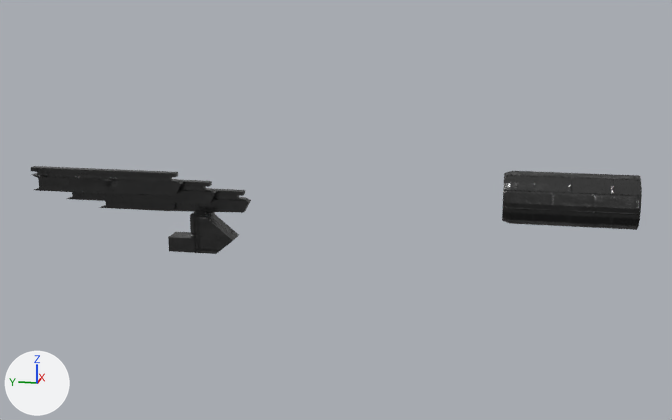
What one commit did to the glTF model 制作delta/Asset/Models/Weapon/Missile/LineMissile/LineMissile.gltf.
Before and after are seen from a camera (50 mm lens) standing at (-15.31, -6.03, 4.53) and looking at (0.06, -2.96, 0.69). The lights are fixed; the arrows at lower left show +X, +Y and +Z. The picture after the commit comes second.

The older version as bpy lines, for what is in view:
```python
me_立方体 = bpy.data.meshes.new('立方体')
me_立方体.from_pydata(...)  # 32 vertices, 60 faces; spans x 0.07..0.21, y -0.87..1.98, z 0.52..0.94
me_立方体.materials.append(mat_material_001)
me_立方体_002 = bpy.data.meshes.new('立方体.002')
me_立方体_002.from_pydata(...)  # 32 vertices, 60 faces; spans x -0.2..-0.07, y 0.27..3.12, z 0.86..1.28
me_立方体_002.materials.append(mat_material_001)
me_立方体_045 = bpy.data.meshes.new('立方体.045')
me_立方体_045.from_pydata(...)  # 64 vertices, 124 faces; spans x -1.19..1.19, y 1.14..3.27, z 1.01..2.44
me_立方体_045.materials.append(mat_material_001)
ob_立方体 = bpy.data.objects.new('立方体', me_立方体)
ob_立方体.location = (0.0, -0.53, 0.0)
ob_立方体_002 = bpy.data.objects.new('立方体.002', me_立方体_002)
ob_立方体_002.location = (0.0, -0.53, 0.0)
ob_立方体_004 = bpy.data.objects.new('立方体.004', me_立方体_045)
ob_立方体_004.location = (0.0, -9.07, 0.0)
ob_立方体_004.rotation_euler = (3.142, 0.0, 0.0)  # degrees (180, 0, 0)
ob_立方体_004.scale = (-0.371, -1.0, -0.619)
# also in view: '立方体.003' at (-0.01, -0.57, 0.19); '立方体.001' at (0.0, 0.6, 0.9)
```
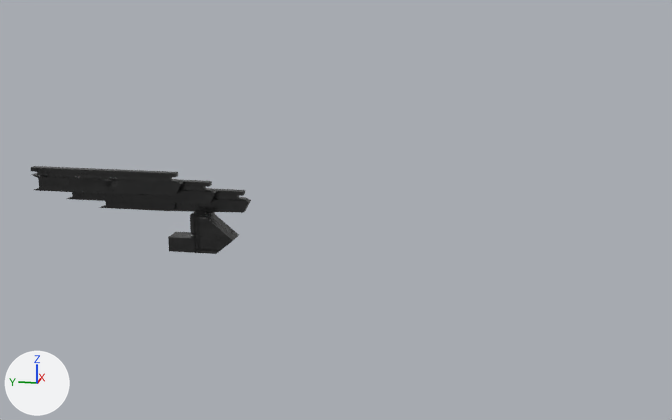
Boxes (x1, y1, x2, y2) around the edits, measured in the pictures (672 x 420 px):
'立方体.004', deleted: before (502, 171, 642, 230)

Patch to the scene script:
```diff
--- a/制作delta/Asset/Models/Weapon/Missile/LineMissile/LineMissile.gltf.py
+++ b/制作delta/Asset/Models/Weapon/Missile/LineMissile/LineMissile.gltf.py
@@ ob_立方体_004 @@
-ob_立方体_004 = bpy.data.objects.new('立方体.004', me_立方体_045)
-ob_立方体_004.location = (0.0, -9.07, 0.0)
-ob_立方体_004.rotation_euler = (3.142, 0.0, 0.0)  # degrees (180, 0, 0)
-ob_立方体_004.scale = (-0.371, -1.0, -0.619)
```
